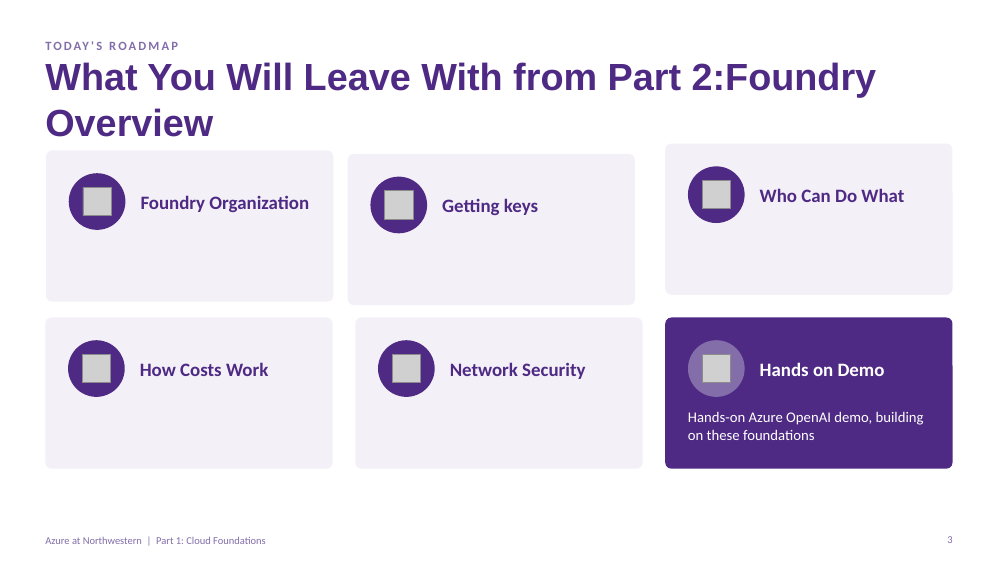
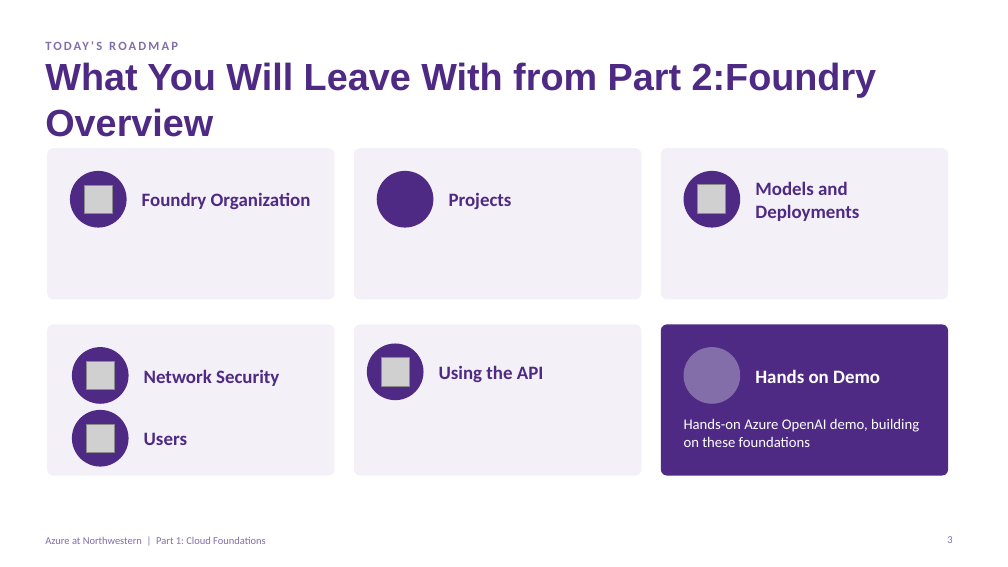
Before and after one commit to nuitrcs/workshop-llms-on-azure, a slide deck: slide 3 of Azure-OpenAI-Workshop-Part1-Cloud-Foundations.pptx. Drawn at 1008x567 pixels with LibreOffice and Linux fonts; fonts in the diff are those of the drawing; grey boxes stand for pictures. Boxes give left, top, right and bottom in pixels: in the first picture for what was removed or moved away, otherwise in the second. Text is boxed around its words. In the diff, an @@ line names an element or a change of style, - is before the commit and + after.

```diff
--- a/Azure-OpenAI-Workshop-Part1-Cloud-Foundations.pptx
+++ b/Azure-OpenAI-Workshop-Part1-Cloud-Foundations.pptx
@@ rounded rectangle: place and size @@
-rounded rectangle at <box>45,318,333,469</box>
+rounded rectangle at <box>354,148,641,299</box>
@@ rounded rectangle: place and size @@
-rounded rectangle at <box>348,154,635,306</box>
+rounded rectangle at <box>661,148,948,299</box>
@@ ellipse added at <box>377,171,433,228</box>, fill #4E2A84 @@
@@ ellipse: place and size @@
-ellipse at <box>371,177,427,234</box>
+ellipse at <box>684,171,740,228</box>
@@ text removed at <box>442,198,538,215</box> @@
-Getting keys
@@ text added at <box>449,192,512,209</box>, 18 pt, text #4E2A84, bold @@
+Projects
@@ picture: place and size @@
-picture at <box>702,355,731,383</box>
+picture at <box>698,185,727,213</box>
@@ text added at <box>755,181,859,221</box>, 18 pt, text #4E2A84, bold @@
+Models and Deployments
@@ text removed at <box>760,188,904,202</box> @@
-Who Can Do What
@@ rounded rectangle: place and size @@
-rounded rectangle at <box>355,318,643,469</box>
+rounded rectangle at <box>47,324,334,476</box>
@@ rounded rectangle: place and size @@
-rounded rectangle at <box>665,144,953,295</box>
+rounded rectangle at <box>354,324,641,476</box>
@@ 2 texts, 1 ellipse, 1 rounded rectangle: place and size @@
-2 texts, 1 ellipse, 1 rounded rectangle at <box>665,318,953,469</box>
+2 texts, 1 ellipse, 1 rounded rectangle at <box>661,324,948,476</box>
@@ 1 picture, 1 text, 1 ellipse: place and size @@
-1 picture, 1 text, 1 ellipse at <box>378,340,585,397</box>
+1 picture, 1 text, 1 ellipse at <box>72,347,279,404</box>
@@ picture removed at <box>82,355,111,383</box> @@
@@ ellipse: place and size @@
-ellipse at <box>68,340,125,397</box>
+ellipse at <box>367,343,423,400</box>
@@ picture: place and size @@
-picture at <box>385,191,414,219</box>
+picture at <box>381,358,410,386</box>
@@ text removed at <box>140,362,268,376</box> @@
-How Costs Work
@@ text added at <box>439,365,544,382</box>, 18 pt, text #4E2A84, bold @@
+Using the API
@@ ellipse: place and size @@
-ellipse at <box>688,166,745,223</box>
+ellipse at <box>72,410,129,467</box>
@@ picture: place and size @@
-picture at <box>702,181,731,209</box>
+picture at <box>86,424,115,453</box>
@@ text added at <box>144,432,187,445</box>, 18 pt, text #4E2A84, bold @@
+Users
```
Also in this commit, not shown: 5 other files.
